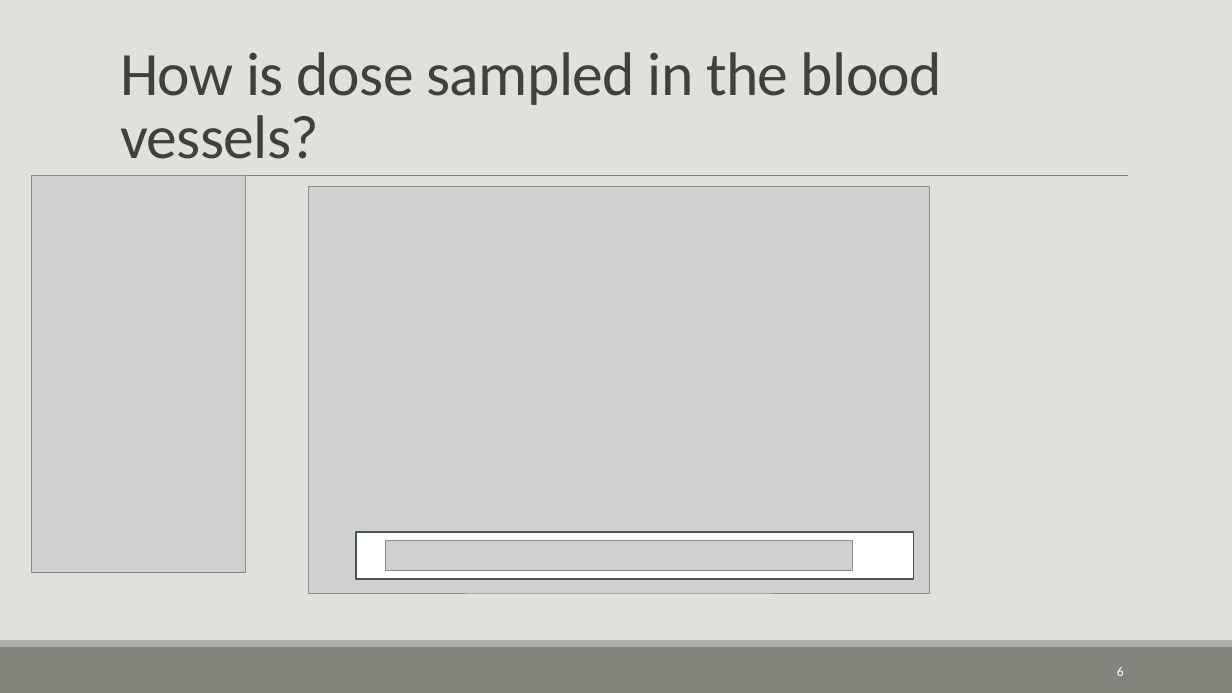
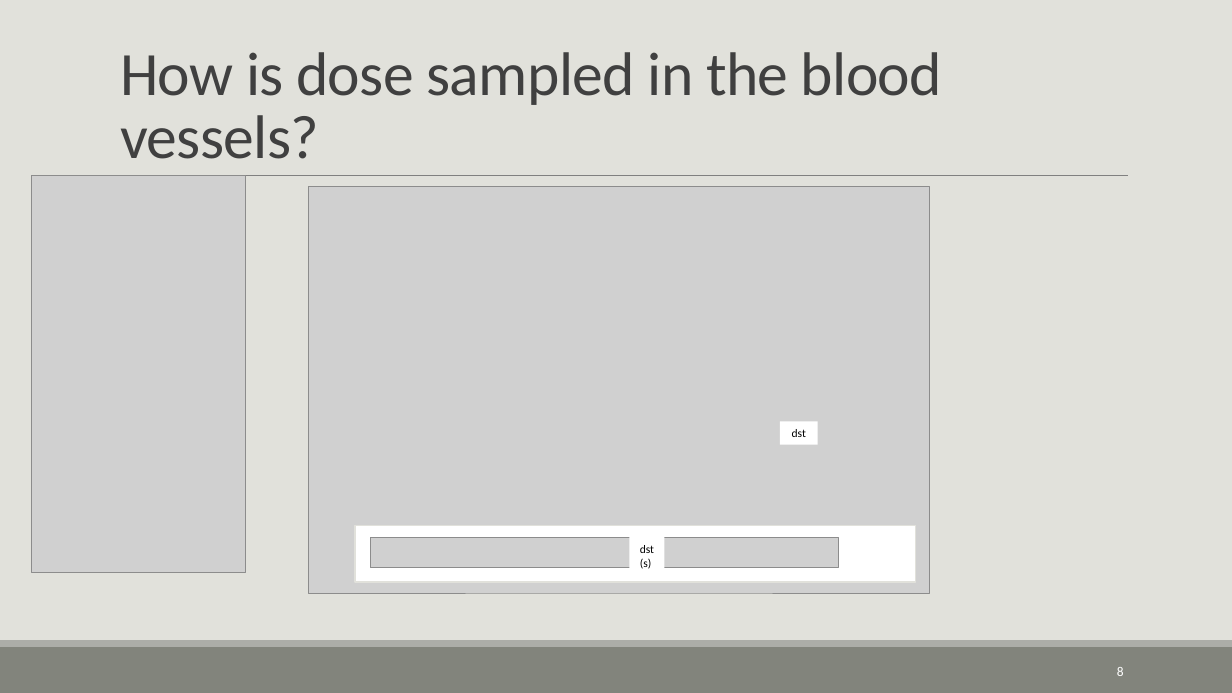
Before and after one commit to CNorthwayMedPhys/Full-Body-Flow-Model-Project, a slide deck: slide 8 of Working Documents/03.26_Committee Meeting.pptx (slide 6 before the commit). Drawn at 1232x693 pixels with LibreOffice and Linux fonts; fonts in the diff are those of the drawing; grey boxes stand for pictures. Boxes give left, top, right and bottom in pixels: in the first picture for what was removed or moved away, otherwise in the second. Text is boxed around its words. In the diff, an @@ line names an element or a change of style, - is before the commit and + after.

```diff
--- a/Working Documents/03.26_Committee Meeting.pptx
+++ b/Working Documents/03.26_Committee Meeting.pptx
@@ rectangle added at (x1=780, y1=421, x2=818, y2=445), fill #FFFFFF, 9 pt, text #000000 @@
+dst
@@ rectangle resized from (x1=356, y1=532, x2=913, y2=579) to (x1=355, y1=526, x2=916, y2=582) @@
@@ rectangle at (x1=355, y1=526, x2=916, y2=582): outline #455453 1.25 pt to #E1E1DB 1.25 pt @@
@@ picture moved from (x1=385, y1=540, x2=853, y2=570) to (x1=371, y1=537, x2=838, y2=567) @@
@@ rectangle added at (x1=629, y1=537, x2=665, y2=574), fill #FFFFFF, 9 pt, text #000000 @@
+dst (s)
```
Also in this commit, not shown: 5 other slides changed, 9 slides added, 1 other file.
